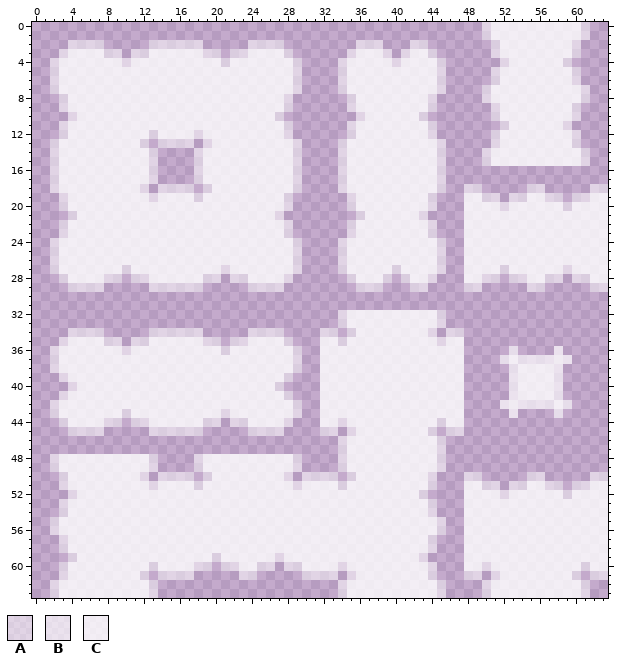
One commit to this pixel-art file: res/sprite/fog.aseprite. This is how it looked before the edit.
64x64 pixels, 1 frame.
Palette (. is transparent): A #ffffff7f  B #ffffffa8  C #ffffffcc
Pixels before, first column x 2:
 0 ................................................ACCCCCCCCCCA..
 1 ................................................ACCCCCCCCCCA..
 2 ..AAAA.....AAAAAA.....AAAA........AAA...AA.......ACCCCCCCCA...
 3 .ACCCCAA.AACCCCCCAA.AACCCCA......ACCCA.ACCA......ACCCCCCCCA...
 4 ACCCCCCCACCCCCCCCCCACCCCCCCA....ACCCCCACCCCA......ACCCCCCA....
 5 ACCCCCCCCCCCCCCCCCCCCCCCCCCA....ACCCCCCCCCCA.....ACCCCCCCCA...
 6 ACCCCCCCCCCCCCCCCCCCCCCCCCCA....ACCCCCCCCCCA.....ACCCCCCCCA...
 7 ACCCCCCCCCCCCCCCCCCCCCCCCCCA....ACCCCCCCCCCA....ACCCCCCCCCCA..
 8 .ACCCCCCCCCCCCCCCCCCCCCCCCA......ACCCCCCCCA.....ACCCCCCCCCCA..
 9 .ACCCCCCCCCCCCCCCCCCCCCCCCA......ACCCCCCCCA......ACCCCCCCCA...
10 ..ACCCCCCCCCCCCCCCCCCCCCCA........ACCCCCCA.......ACCCCCCCCA...
11 .ACCCCCCCCCCCCCCCCCCCCCCCCA......ACCCCCCCCA.......ACCCCCCA....
12 .ACCCCCCCCCACCCCACCCCCCCCCA......ACCCCCCCCA......ACCCCCCCCA...
13 ACCCCCCCCCA.AAAA.ACCCCCCCCCA....ACCCCCCCCCCA.....ACCCCCCCCA...
14 ACCCCCCCCCCA....ACCCCCCCCCCA....ACCCCCCCCCCA....ACCCCCCCCCCA..
15 ACCCCCCCCCCA....ACCCCCCCCCCA....ACCCCCCCCCCA....ACCCCCCCCCCA..
16 ACCCCCCCCCCA....ACCCCCCCCCCA....ACCCCCCCCCCA..................
17 ACCCCCCCCCCA....ACCCCCCCCCCA....ACCCCCCCCCCA..................
18 ACCCCCCCCCA.AAAA.ACCCCCCCCCA....ACCCCCCCCCCA..AA.....AA.....AA
19 .ACCCCCCCCCACCCCACCCCCCCCCA......ACCCCCCCCA...CCAA.AACCAA.AACC
20 .ACCCCCCCCCCCCCCCCCCCCCCCCA......ACCCCCCCCA...CCCCACCCCCCACCCC
21 ..ACCCCCCCCCCCCCCCCCCCCCCA........ACCCCCCA....CCCCCCCCCCCCCCCC
22 .ACCCCCCCCCCCCCCCCCCCCCCCCA......ACCCCCCCCA...CCCCCCCCCCCCCCCC
23 .ACCCCCCCCCCCCCCCCCCCCCCCCA......ACCCCCCCCA...CCCCCCCCCCCCCCCC
24 ACCCCCCCCCCCCCCCCCCCCCCCCCCA....ACCCCCCCCCCA..CCCCCCCCCCCCCCCC
25 ACCCCCCCCCCCCCCCCCCCCCCCCCCA....ACCCCCCCCCCA..CCCCCCCCCCCCCCCC
26 ACCCCCCCCCCCCCCCCCCCCCCCCCCA....ACCCCCCCCCCA..CCCCCCCCCCCCCCCC
27 ACCCCCCCACCCCCCCCCCACCCCCCCA....ACCCCCACCCCA..CCCCACCCCCCACCCC
28 .ACCCCAA.AACCCCCCAA.AACCCCA......ACCCA.ACCA...CCAA.AACCAA.AACC
29 ..AAAA.....AAAAAA.....AAAA........AAA...AA....AA.....AA.....AA
30 ..............................................................
31 ..............................................................
32 ................................ACCCCCCCCCCA..................
33 ................................ACCCCCCCCCCA..................
34 ..AAAA.....AAAAAA.....AAAA....AA.ACCCCCCCCA.AA................
35 .ACCCCAA.AACCCCCCAA.AACCCCA...CCACCCCCCCCCCACC................
36 ACCCCCCCACCCCCCCCCCACCCCCCCA..CCCCCCCCCCCCCCCC.....B....B.....
37 ACCCCCCCCCCCCCCCCCCCCCCCCCCA..CCCCCCCCCCCCCCCC....BCBBBBCB....
38 ACCCCCCCCCCCCCCCCCCCCCCCCCCA..CCCCCCCCCCCCCCCC.....BCCCCB.....
39 .ACCCCCCCCCCCCCCCCCCCCCCCCA...CCCCCCCCCCCCCCCC.....BCCCCB.....
40 ..ACCCCCCCCCCCCCCCCCCCCCCA....CCCCCCCCCCCCCCCC.....BCCCCB.....
41 .ACCCCCCCCCCCCCCCCCCCCCCCCA...CCCCCCCCCCCCCCCC.....BCCCCB.....
42 ACCCCCCCCCCCCCCCCCCCCCCCCCCA..CCCCCCCCCCCCCCCC....BCBBBBCB....
43 ACCCCCCCACCCCCCCCCCACCCCCCCA..CCCCCCCCCCCCCCCC.....B....B.....
44 .ACCCCAA.AACCCCCCAA.AACCCCA...CCACCCCCCCCCCACC................
45 ..AAAA.....AAAAAA.....AAAA....AA.ACCCCCCCCA.AA................
46 ................................ACCCCCCCCCCA..................
47 ................................ACCCCCCCCCCA..................
48 ACCCCCCCCCCA....ACCCCCCCCCCA....ACCCCCCCCCCA..................
49 ACCCCCCCCCCA....ACCCCCCCCCCA....ACCCCCCCCCCA..................
50 .ACCCCCCCCA.AAAA.ACCCCCCCCA.AAAA.ACCCCCCCCA...AA.....AA.....AA
51 .ACCCCCCCCCACCCCACCCCCCCCCCACCCCACCCCCCCCCA...CCAA.AACCAA.AACC
52 ..ACCCCCCCCCCCCCCCCCCCCCCCCCCCCCCCCCCCCCCA....CCCCACCCCCCACCCC
53 .ACCCCCCCCCCCCCCCCCCCCCCCCCCCCCCCCCCCCCCCCA...CCCCCCCCCCCCCCCC
54 .ACCCCCCCCCCCCCCCCCCCCCCCCCCCCCCCCCCCCCCCCA...CCCCCCCCCCCCCCCC
55 ACCCCCCCCCCCCCCCCCCCCCCCCCCCCCCCCCCCCCCCCCCA..CCCCCCCCCCCCCCCC
56 ACCCCCCCCCCCCCCCCCCCCCCCCCCCCCCCCCCCCCCCCCCA..CCCCCCCCCCCCCCCC
57 .ACCCCCCCCCCCCCCCCCCCCCCCCCCCCCCCCCCCCCCCCA...CCCCCCCCCCCCCCCC
58 .ACCCCCCCCCCCCCCCCCCCCCCCCCCCCCCCCCCCCCCCCA...CCCCCCCCCCCCCCCC
59 ..ACCCCCCCCCCCCCCCACCCCCCACCCCCCCCCCCCCCCA....CCCCCCCCCCCCCCCC
60 .ACCCCCCCCCACCCCAA.AACCAA.AACCCCACCCCCCCCCA...CCACCCCCCCCCCACC
61 .ACCCCCCCCA.AAAA.....AA.....AAAA.ACCCCCCCCA...AA.ACCCCCCCCA.AA
62 ACCCCCCCCCCA....................ACCCCCCCCCCA....ACCCCCCCCCCA..
63 ACCCCCCCCCCA....................ACCCCCCCCCCA....ACCCCCCCCCCA..
The result:
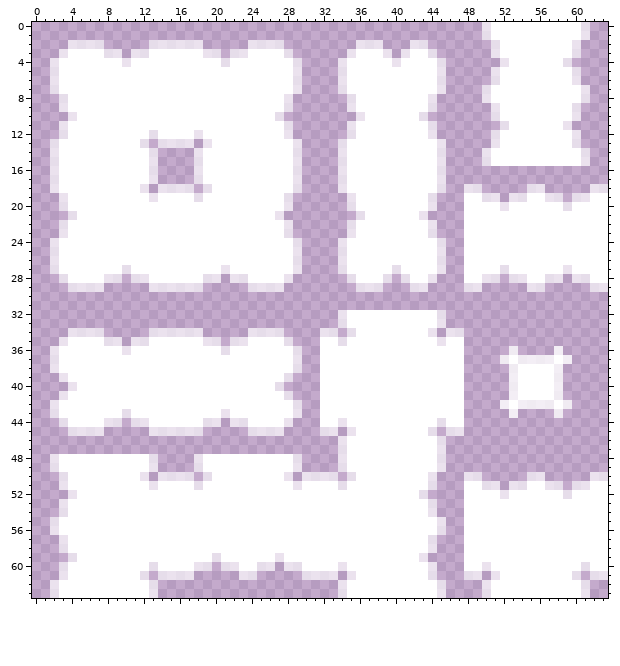
The commit says: Make fog opacity vary.
What changed:
colour A: #ffffff7f -> #ffffffa8
colour B: #ffffffa8 -> #ffffffcc
colour C: #ffffffcc -> #ffffff
Changed places in both pictures, as pixel boxes (x1, y1, x2, y2):
changed: (50, 22, 608, 598)
